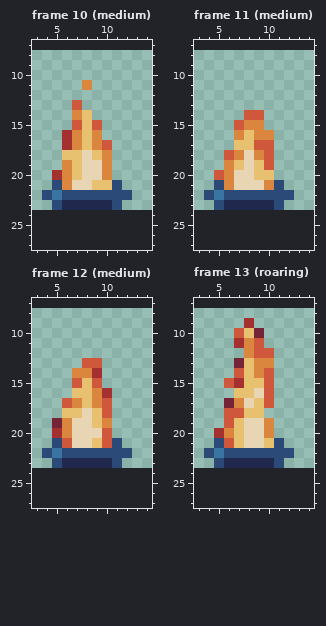
One commit to this pixel-art file: Assets/Sprites/Station/Campfire/Campfire0.aseprite. The picture above is the old version.
16x16 pixels, 18 frames. Shown: frame 10 (medium): x 3..14, y 7..27; frame 11 (medium): x 3..14, y 7..27; frame 12 (medium): x 3..14, y 7..27; frame 13 (roaring): x 3..14, y 7..27. The old version is drawn lined up with the new one, on the new canvas. The commit also changed other frames, which this record leaves out.
New version:
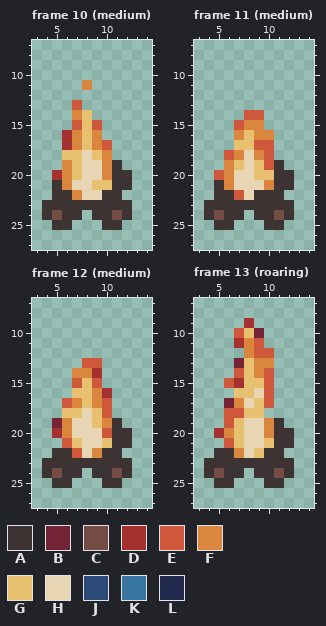
Palette (. is transparent): A #3d3333  B #752438  C #734c44  D #a53030  E #cf573c  F #da863e  G #e8c170  H #e7d5b3  J #2c4a78  K #3875a1  L #20284e
Edits made:
canvas 16x16 -> 16x32, the old top-left corner now at 0,8
Frame 10 (medium):
y 19: x 11 . -> A
y 20: x 11..12 .. -> AA
y 21: x 5 J -> A; x 11..12 J. -> AA
y 22: x 4..12 JKJJJJJJJ -> .AAFHHAA.
y 23: x 4..12 .JLLLLLJ. -> AAAAAAAAA
y 24: x 4..7 .... -> ACAA; x 9..12 .... -> AACA
y 25: x 5..6 .. -> AA; x 10..11 .. -> AA
Frame 11 (medium):
y 19: x 11 . -> A
y 20: x 11..12 .. -> AA
y 21: x 5 J -> A; x 11..12 J. -> AA
y 22: x 4..12 JKJJJJJJJ -> .AAEHAAA.
y 23: x 4..12 .JLLLLLJ. -> AAAAAAAAA
y 24: x 4..7 .... -> ACAA; x 9..12 .... -> AACA
y 25: x 5..6 .. -> AA; x 10..11 .. -> AA
Frame 12 (medium):
y 19: x 11 . -> A
y 20: x 11..12 .. -> AA
y 21: x 5 J -> .; x 7 H -> G; x 9..12 GEJ. -> HGAA
y 22: x 4..12 JKJJJJJJJ -> .AAEHFAA.
y 23: x 4..12 .JLLLLLJ. -> AAAAAAAAA
y 24: x 4..7 .... -> ACAA; x 9..12 .... -> AACA
y 25: x 5..6 .. -> AA; x 10..11 .. -> AA
Frame 13 (roaring):
y 19: x 11 . -> A
y 20: x 11..12 .. -> AA
y 21: x 5 J -> .; x 11..12 J. -> AA
y 22: x 4..12 JKJJJJJJJ -> .AAFHGAA.
y 23: x 4..12 .JLLLLLJ. -> AAAAAAAAA
y 24: x 4..7 .... -> ACAA; x 9..12 .... -> AACA
y 25: x 5..6 .. -> AA; x 10..11 .. -> AA
Boxes around the changes in both pictures, in picture pixels (x1, y1, x2, y2):
changed: (42, 160, 132, 230)
changed: (204, 160, 294, 230)
changed: (42, 418, 132, 488)
changed: (204, 418, 294, 488)
